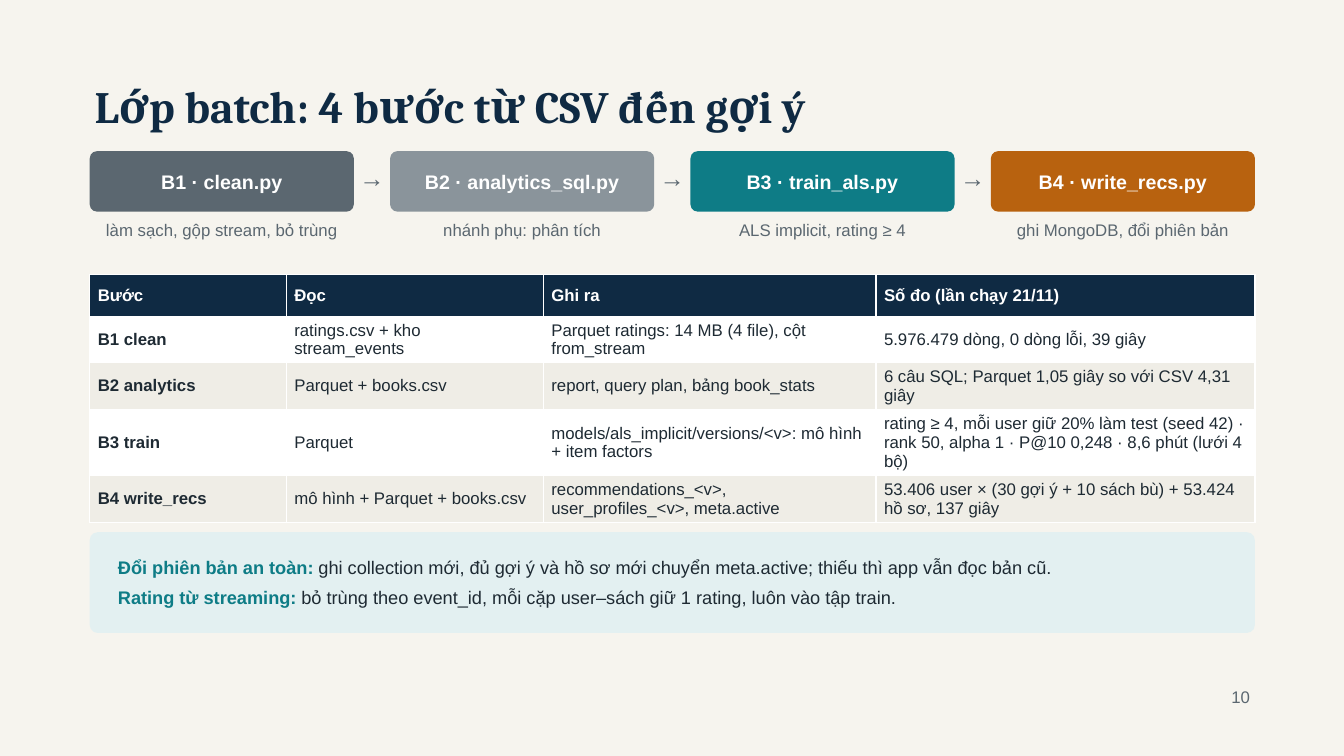
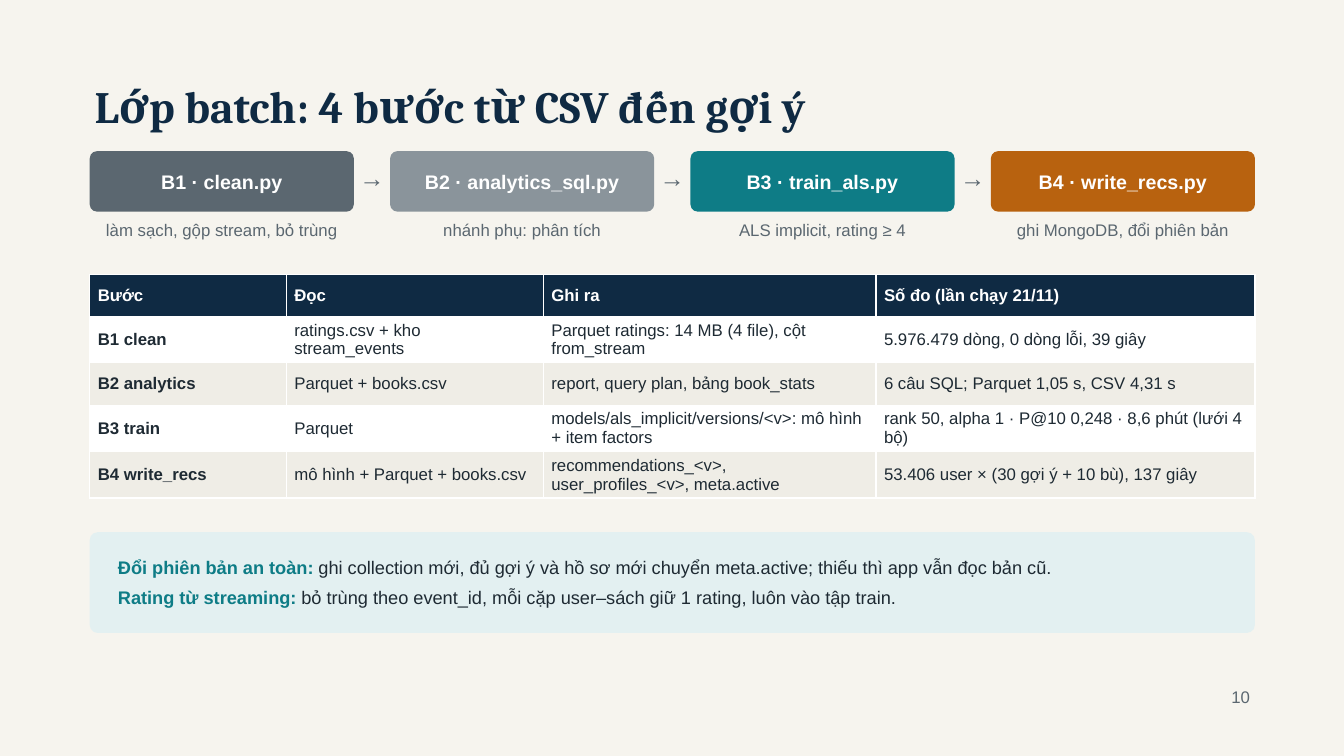
Before and after one commit to tuanquoc2k/Group_06_BigData_v2, a slide deck: slide 10 of Present/BookPulse - BDA501 Session 10 Final Presentation.pptx. Drawn at 1344x756 pixels with LibreOffice and Linux fonts; fonts in the diff are those of the drawing. Boxes give left, top, right and bottom in pixels: in the first picture for what was removed or moved away, otherwise in the second. Text is boxed around its words. In the diff, an @@ line names an element or a change of style, - is before the commit and + after.

```diff
--- a/Present/BookPulse - BDA501 Session 10 Final Presentation.pptx
+++ b/Present/BookPulse - BDA501 Session 10 Final Presentation.pptx
@@ table at [90, 274, 1255, 522] @@
-row 3, column 4: 6 câu SQL; Parquet 1,05 giây so với CSV 4,31 giây
+row 3, column 4: 6 câu SQL; Parquet 1,05 s, CSV 4,31 s
-row 4, column 4: rating ≥ 4, mỗi user giữ 20% làm test (seed 42) · rank 50, alpha 1 · P@10 0,248 · 8,6 phút (lưới 4 bộ)
+row 4, column 4: rank 50, alpha 1 · P@10 0,248 · 8,6 phút (lưới 4 bộ)
-row 5, column 4: 53.406 user × (30 gợi ý + 10 sách bù) + 53.424 hồ sơ, 137 giây
+row 5, column 4: 53.406 user × (30 gợi ý + 10 bù), 137 giây
```
Also in this commit, not shown: 3 other slides changed, 3 other files.
